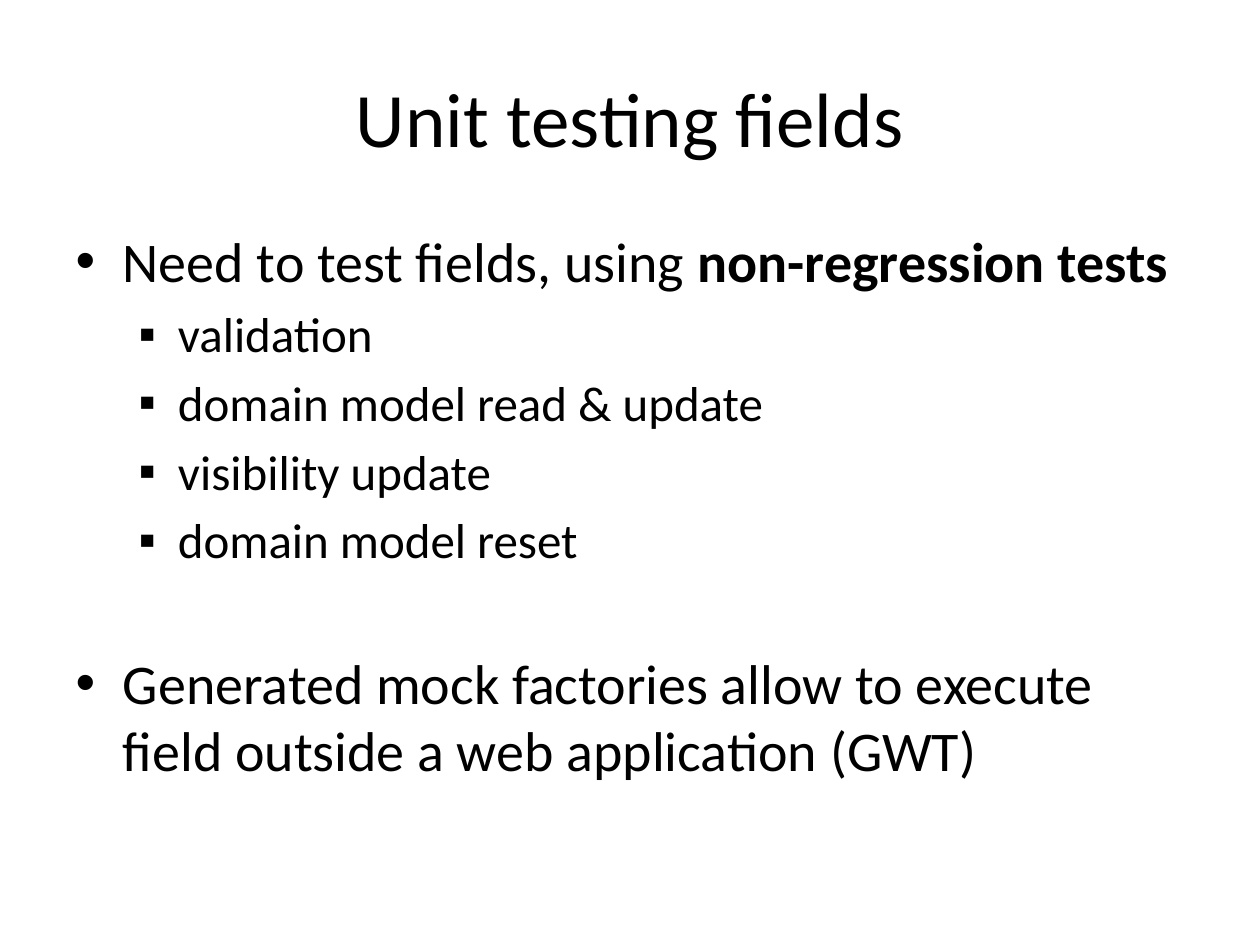
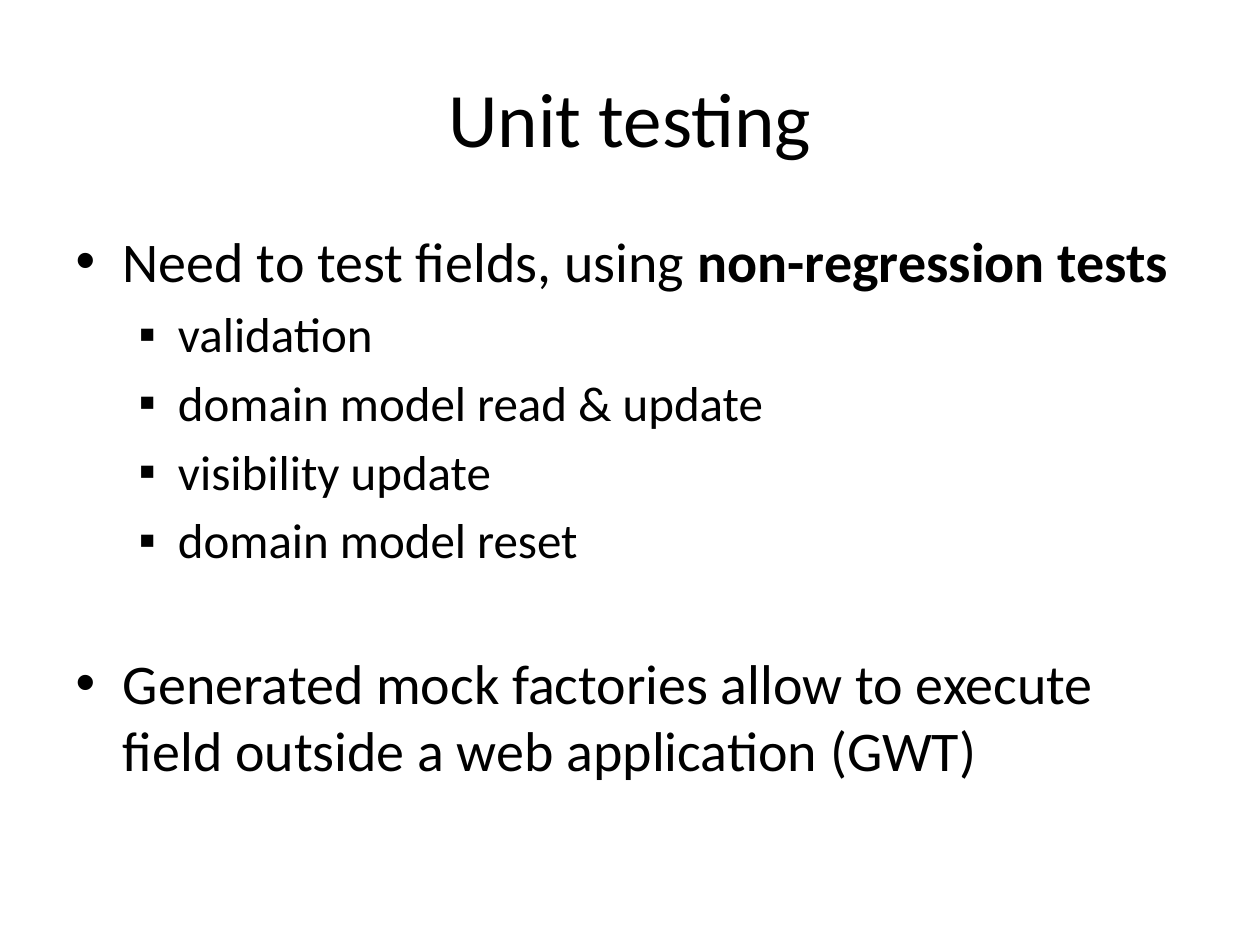
Before and after one commit to lesfurets/mdl4ui, a slide deck: slide 44 of mdl4ui-docs/mdl4ui_cg2013_jba_draft.pptx (slide 40 before the commit). Drawn at 1260x945 pixels with LibreOffice and Linux fonts; fonts in the diff are those of the drawing. Boxes give left, top, right and bottom in pixels: in the first picture for what was removed or moved away, otherwise in the second. Text is boxed around its words. In the diff, an @@ line names an element or a change of style, - is before the commit and + after.

```diff
--- a/mdl4ui-docs/mdl4ui_cg2013_jba_draft.pptx
+++ b/mdl4ui-docs/mdl4ui_cg2013_jba_draft.pptx
@@ title at (448, 93, 811, 161): text changed @@
-Unit testing fields
+Unit testing
```
Also in this commit, not shown: 4 other slides changed, 7 slides added, 1 other file.
